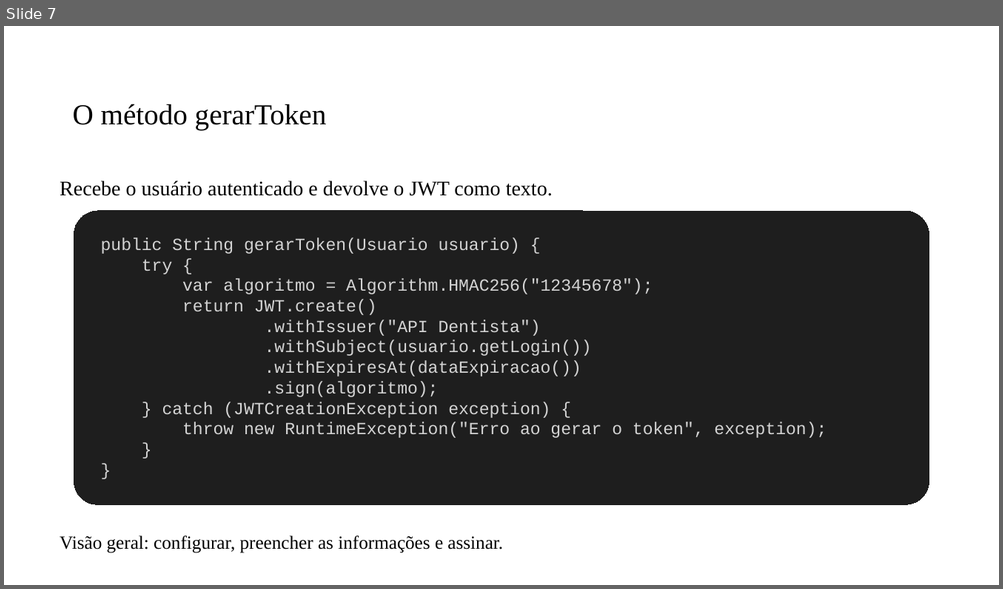
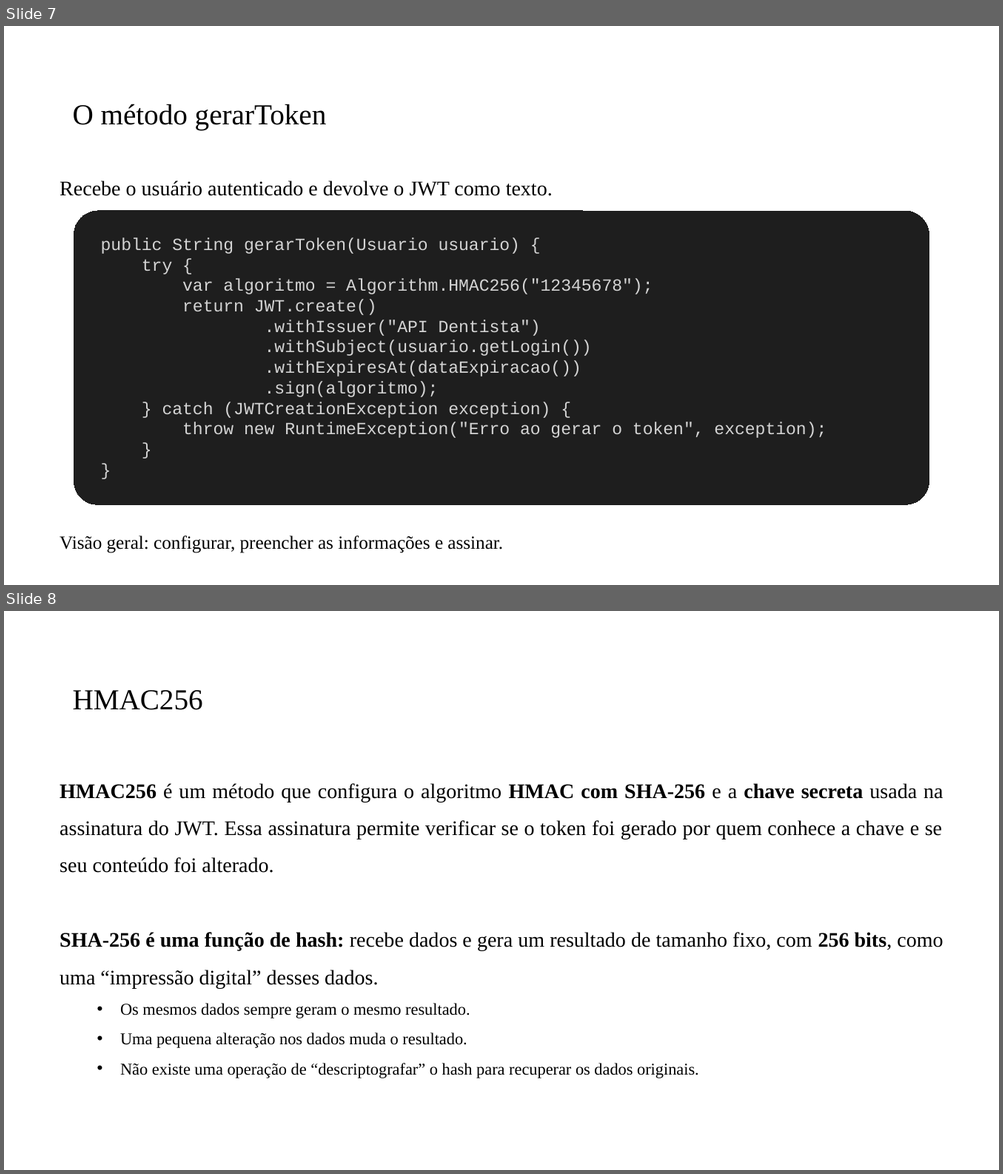
Before and after one commit to PedroMiho/UMC, a slide deck: engenharia-software/software-corporativo/boas-praticas/aula-07-JWT/spring-security.pptx. Shown one above the other, each under a label of ours: slide 7 before the commit, slides 7 and 8 after it. The pictures are 1003x589 and 1003x1174 pixels, drawn with LibreOffice and Linux fonts; fonts in the diff are those of the drawing; background and template pictures are left out. Boxes give left, top, right and bottom in pixels: in the first picture for what was removed or moved away, otherwise in the second. Text is boxed around its words. In the diff, an @@ line names an element or a change of style, - is before the commit and + after.

```diff
--- a/engenharia-software/software-corporativo/boas-praticas/aula-07-JWT/spring-security.pptx
+++ b/engenharia-software/software-corporativo/boas-praticas/aula-07-JWT/spring-security.pptx
@@ slide 8 added at box(4, 611, 999, 1170), background #FFFFFF @@
@@ title added at box(73, 690, 203, 710), 28 pt, text #000000 @@
+HMAC256
@@ text added at box(60, 783, 942, 1079), 20 pt, text #000000 @@
+HMAC256 é um método que configura o algoritmo HMAC com SHA-256 e a chave secreta usada na assinatura do JWT. Essa assinatura permite verificar se o token foi gerado por quem conhece a chave e se seu conteúdo foi alterado.
+SHA-256 é uma função de hash: recebe dados e gera um resultado de tamanho fixo, com 256 bits, como uma “impressão digital” desses dados.
+  • Os mesmos dados sempre geram o mesmo resultado.
+  • Uma pequena alteração nos dados muda o resultado.
+  • Não existe uma operação de “descriptografar” o hash para recuperar os dados originais.
```
Also in this commit, not shown: 10 slides changed, 3 other slides added, 2 other files.
